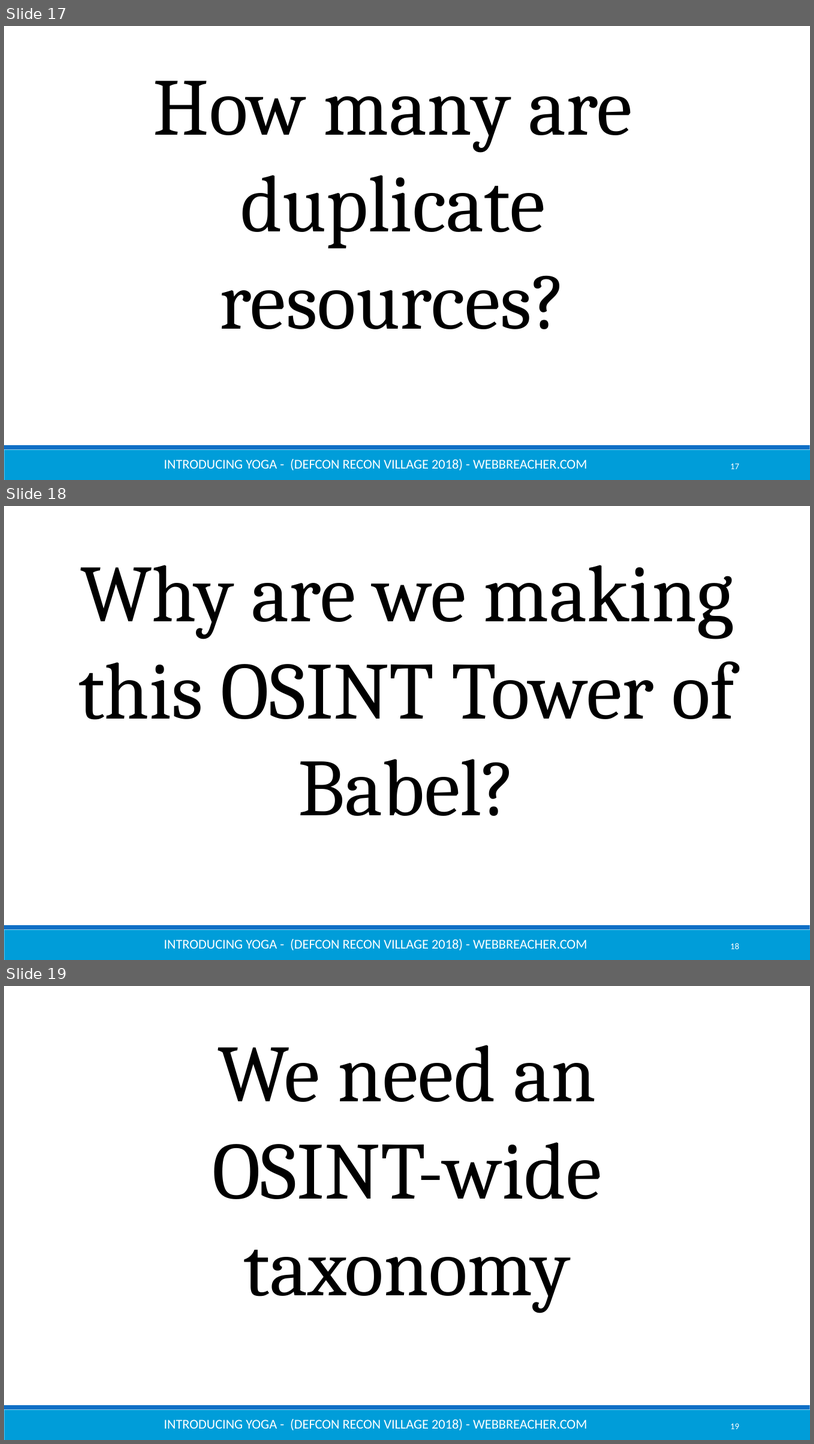
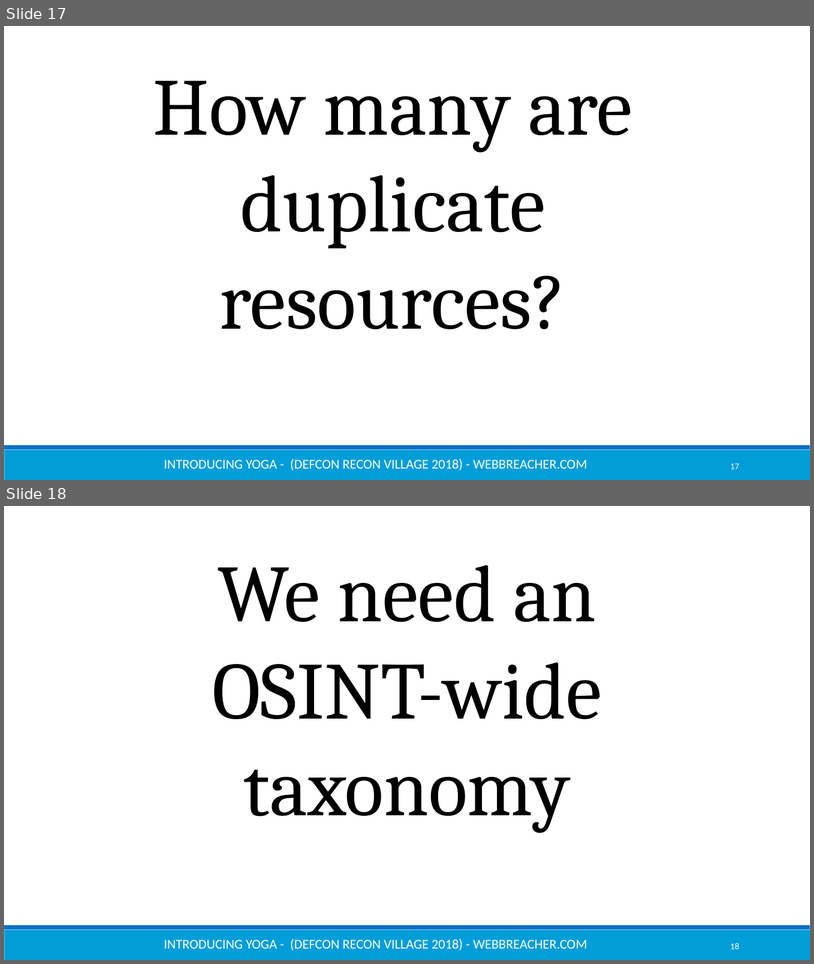
Before and after one commit to mgcfish/presentations-1, a slide deck: Defcon_ReconVillage_YOGA_v1.pptx. Shown one above the other, each under a label of ours: slides 17, 18 and 19 before the commit, slides 17 and 18 after it. The pictures are 814x1444 and 814x964 pixels, drawn with LibreOffice and Linux fonts; fonts in the diff are those of the drawing. Boxes give left, top, right and bottom in pixels: in the first picture for what was removed or moved away, otherwise in the second. Text is boxed around its words. In the diff, an @@ line names an element or a change of style, - is before the commit and + after.

```diff
--- a/Defcon_ReconVillage_YOGA_v1.pptx
+++ b/Defcon_ReconVillage_YOGA_v1.pptx
@@ slide 18 removed at (4,506,810,960), background #FFFFFF; not listed: 2 template elements that a slide beside it also shows @@
@@ text removed at (78,565,736,816) @@
-Why are we making this OSINT Tower of Babel?
@@ text removed at (164,939,587,950) @@
-INTRODUCING YOGA - (DEFCON RECON VILLAGE 2018) - WEBBREACHER.COM
@@ page number removed at (731,943,740,949) @@
-18
@@ what was slide 19 is now slide 18 @@
@@ page number at (731,943,740,949): text changed @@
-19
+18
```
Also in this commit, not shown: 1 slide changed.
